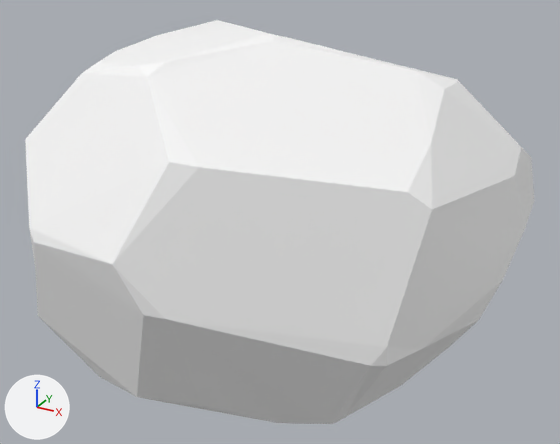
The glTF model assets/synty/tropical/models/SM_Env_Rock_Round_01.glb, before and after one commit.
Before and after are seen from a 50 mm camera at (2.12, -3.72, 2.67) aimed at (-0.07, 0.27, 0.67). Arrows for +X, +Y and +Z are at lower left; the lights stay in place.

In view in the first picture: 'SM_Env_Rock_Round_01'.
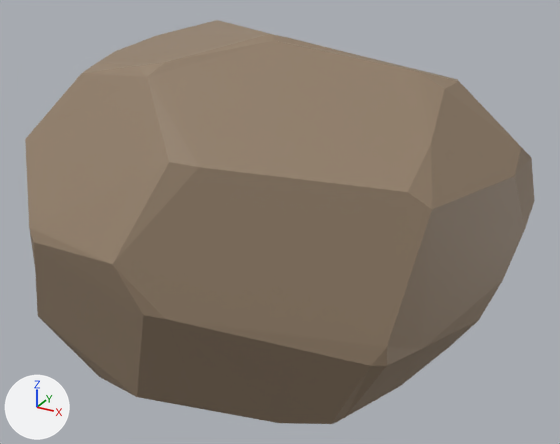
Pixel boxes [x1, y1, x2, y2] of what changed, in the pictures (560 x 444 px):
```json
{"object": "SM_Env_Rock_Round_01", "change": "surface changed", "before": [25, 20, 535, 424], "after": [25, 20, 535, 424], "on screen": "white to brown"}
```

The change, as JSON lines over the scene's bpy script:
```json
{"op": "add", "block": "img_polygonnaturebiomes_tropical_texture_01", "code": ["img_polygonnaturebiomes_tropical_texture_01 = load_image('PolygonNatureBiomes_Tropical_Texture_01', '_unpacked/PolygonNatureBiomes_Tropical_Texture_01', 4096, 4096, 'sRGB')"]}
{"op": "remove", "block": "mat_nature37", "code": "mat_nature37.base_color = (1.0, 1.0, 1.0)  # white #ffffff"}
{"op": "add", "block": "mat_nature37", "code": "mat_nature37.texture = img_polygonnaturebiomes_tropical_texture_01"}
```
